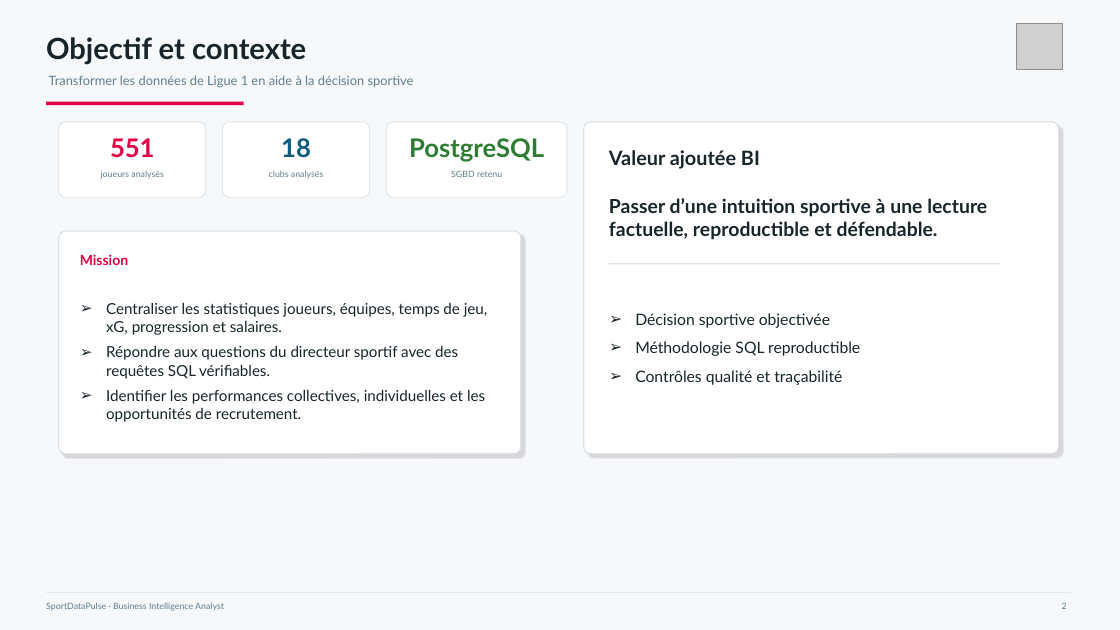
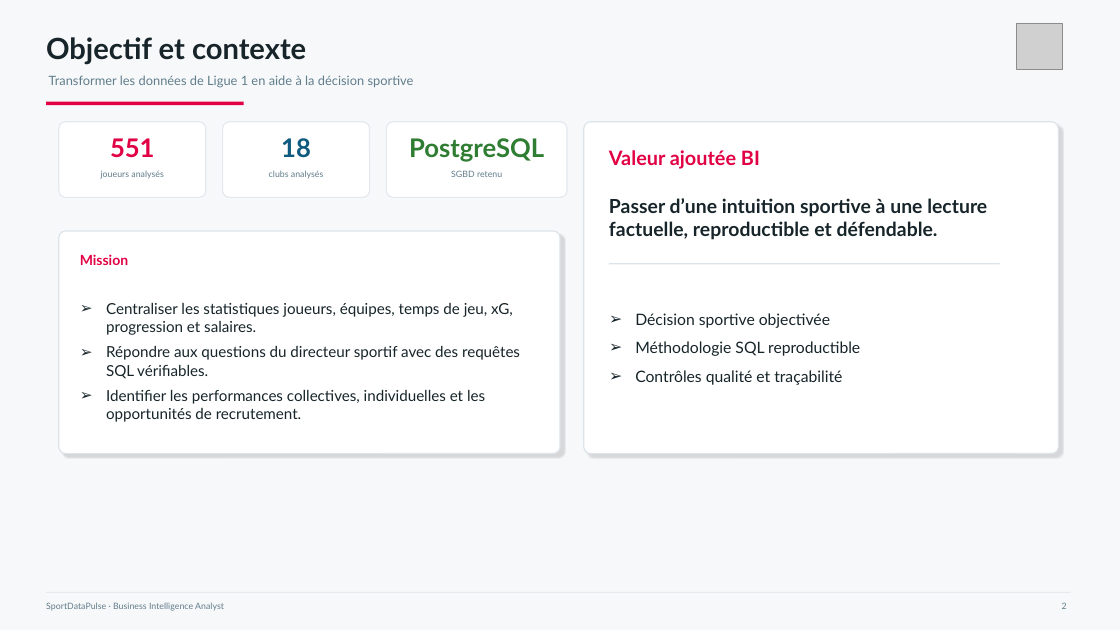
Before and after one commit to steve57000/projet-ligue1, a slide deck: slide 2 of livrables/Presentation_P5_SportDataPulse.pptx. Drawn at 1120x630 pixels with LibreOffice and Linux fonts; fonts in the diff are those of the drawing; grey boxes stand for pictures. Boxes give left, top, right and bottom in pixels: in the first picture for what was removed or moved away, otherwise in the second. Text is boxed around its words. In the diff, an @@ line names an element or a change of style, - is before the commit and + after.

```diff
--- a/livrables/Presentation_P5_SportDataPulse.pptx
+++ b/livrables/Presentation_P5_SportDataPulse.pptx
@@ text "Valeur ajoutée BI" at [609, 150, 760, 169]: text colour #17252A to #E20044 @@
@@ rounded rectangle: place and size @@
-rounded rectangle at [59, 231, 521, 454]
+rounded rectangle at [59, 231, 560, 454]
@@ text "Centraliser les statistiques joueurs, équipes, ..." rewrapped from [106, 303, 487, 422] to [106, 303, 520, 422] @@
```
Also in this commit, not shown: 14 other slides changed, 2 other files.
